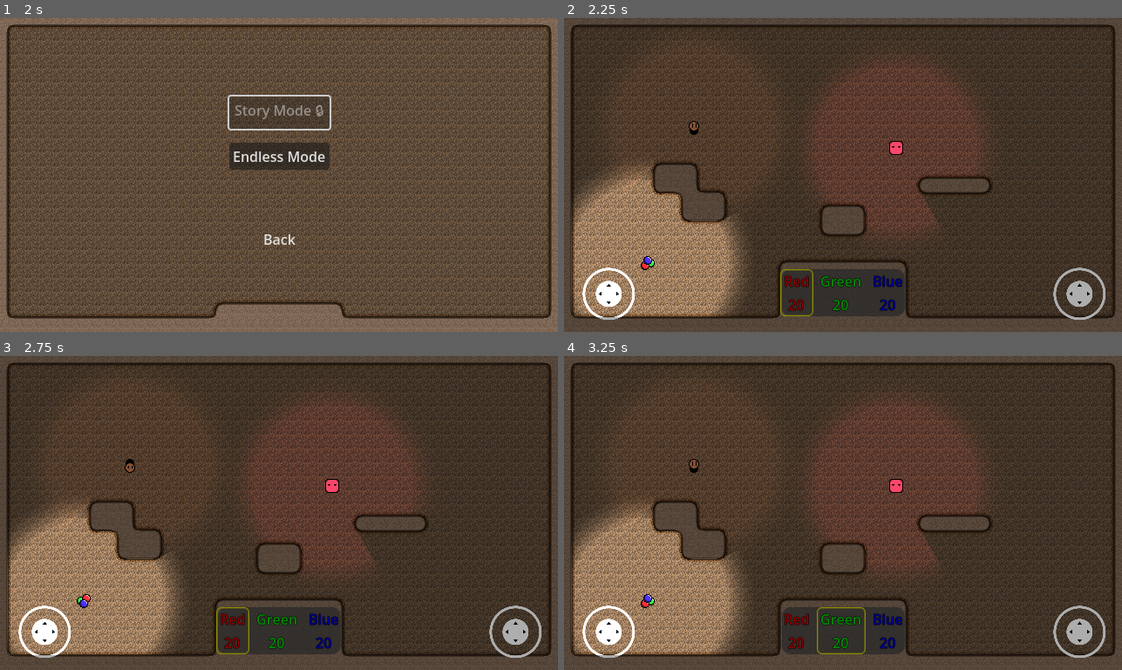
Above: before the commit, frames 1-4 (two rows, left to right).
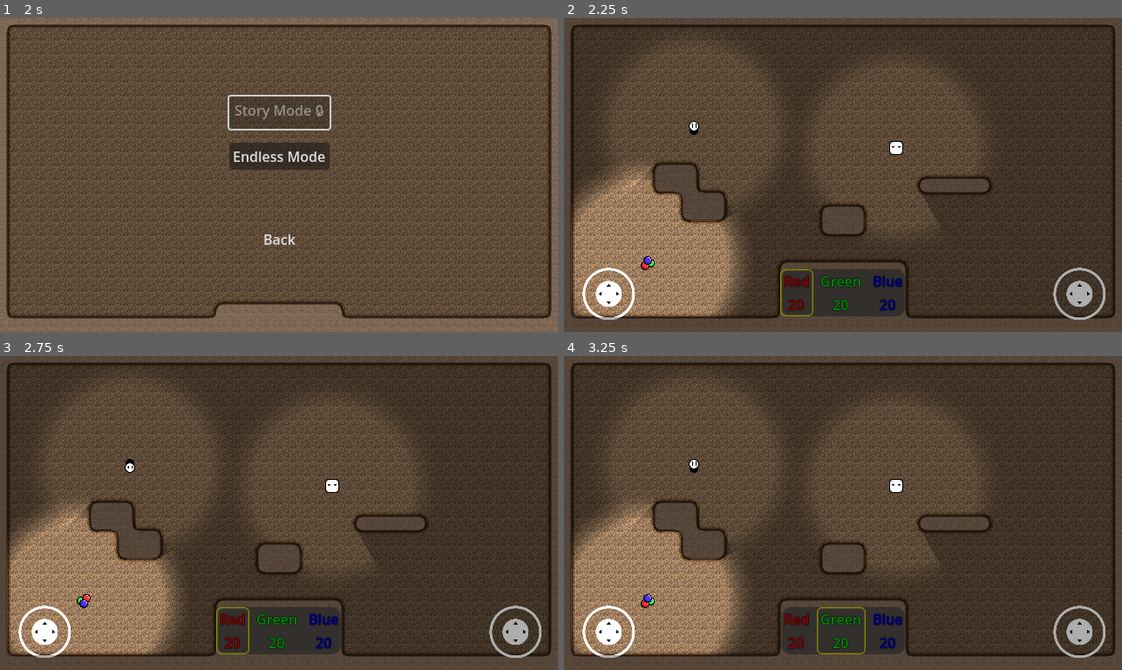
Above: after the commit, the same moments.

Repository: Degenerate-Games/shadows-below
Game: Godot game, scene res://scenes/menus/main_menu.tscn
Two runs of this game, one before a commit and one after it. Both use one fixed random seed, a clock stepped at 60 frames per second and the inputs below.
Inputs (mouse positions are in pixels of both pictures, inside the frame that each line leads up to):
- Up to frame 1 (2 s): click "Start" at 0.5 s; click "Start" at 1.25 s
- Up to frame 2 (2.25 s): click "Endless Mode" at 2 s
- Up to frame 3 (2.75 s): no input
- Up to frame 4 (3.25 s): move the mouse to (965, 497) at 2.77 s; hold L (mixing_ui_right) from 2.78 s (still down); click (965, 497) at 2.92 s

Frame 1 is identical in both runs. In frame 2, 0.1% of the frame differs, in the area x 22-61%, y 33-44%; in frame 3, 0.1%, in the area x 22-61%, y 34-44%; in frame 4, 0.1%.

Commit message:
Switch enemies to CharacterBody2Ds and add NavAgent and Timer

Diff:
--- a/scenes/enemies/enemy_a.tscn
+++ b/scenes/enemies/enemy_a.tscn
@@ -82,8 +82,10 @@
 radius = 4.71698
 height = 13.2075
 
-[node name="EnemyA" type="StaticBody2D"]
+[node name="EnemyA" type="CharacterBody2D"]
+motion_mode = 1
 script = ExtResource("1_o7fok")
+max_speed = 50
 total_power = 175
 
 [node name="AnimatedSprite2D" type="AnimatedSprite2D" parent="."]
@@ -101,3 +103,14 @@
 [node name="CollisionShape2D" type="CollisionShape2D" parent="."]
 scale = Vector2(1.06, 1.06)
 shape = SubResource("CapsuleShape2D_rr0c4")
+
+[node name="NavigationAgent2D" type="NavigationAgent2D" parent="."]
+avoidance_enabled = true
+debug_enabled = true
+
+[node name="Timer" type="Timer" parent="."]
+process_callback = 0
+wait_time = 0.5
+autostart = true
+
+[connection signal="timeout" from="Timer" to="." method="_on_timer_timeout"]
--- a/scenes/enemies/enemy_b.tscn
+++ b/scenes/enemies/enemy_b.tscn
@@ -81,8 +81,10 @@
 [sub_resource type="RectangleShape2D" id="RectangleShape2D_f6igf"]
 size = Vector2(15.0943, 15.0943)
 
-[node name="EnemyB" type="StaticBody2D"]
+[node name="EnemyB" type="CharacterBody2D"]
+motion_mode = 1
 script = ExtResource("1_h4t6v")
+max_speed = 75
 
 [node name="AnimatedSprite2D" type="AnimatedSprite2D" parent="."]
 texture_filter = 1
@@ -100,3 +102,14 @@
 position = Vector2(2.38419e-07, 2.38419e-07)
 scale = Vector2(1.06, 1.06)
 shape = SubResource("RectangleShape2D_f6igf")
+
+[node name="NavigationAgent2D" type="NavigationAgent2D" parent="."]
+avoidance_enabled = true
+debug_enabled = true
+
+[node name="Timer" type="Timer" parent="."]
+process_callback = 0
+wait_time = 0.5
+autostart = true
+
+[connection signal="timeout" from="Timer" to="." method="_on_timer_timeout"]
